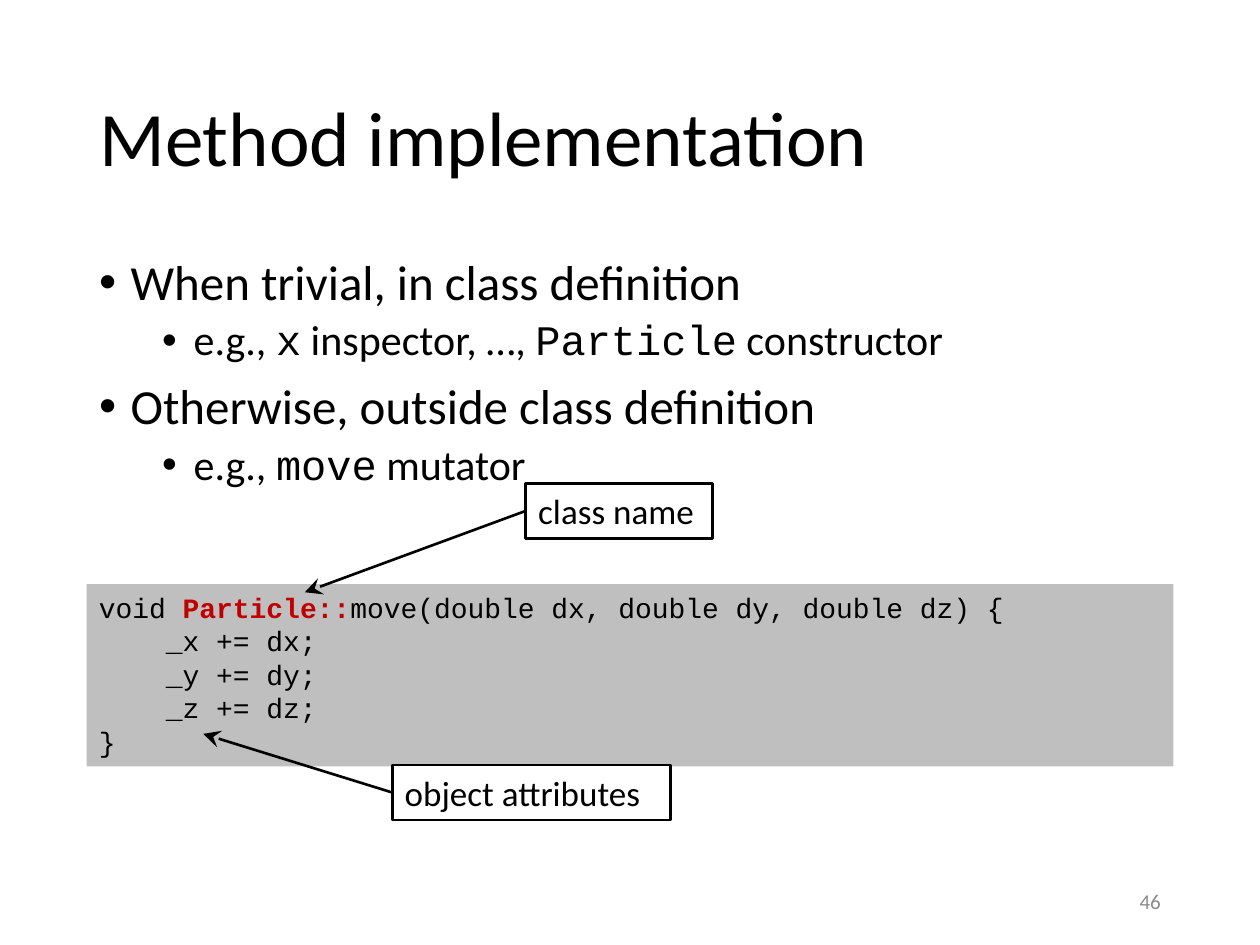
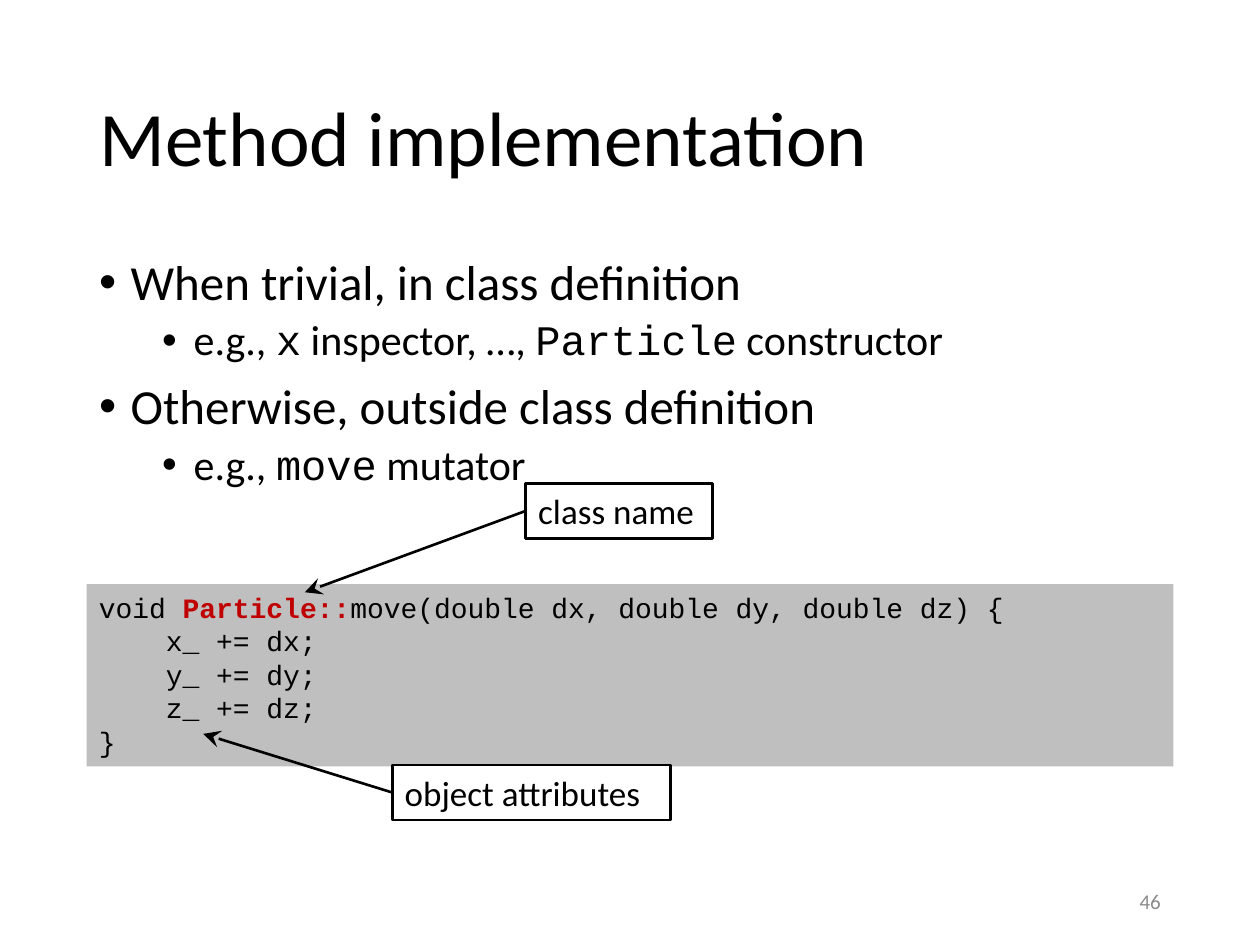
Before and after one commit to gjbex/training-material, a slide deck: slide 46 of CPlusPlus/scientific_cpp.pptx. Drawn at 1260x945 pixels with LibreOffice and Linux fonts; fonts in the diff are those of the drawing. Boxes give left, top, right and bottom in pixels: in the first picture for what was removed or moved away, otherwise in the second. Text is boxed around its words. In the diff, an @@ line names an element or a change of style, - is before the commit and + after.

```diff
--- a/CPlusPlus/scientific_cpp.pptx
+++ b/CPlusPlus/scientific_cpp.pptx
@@ text in rectangle at (166,632,316,723): text changed @@
-_x += dx;
-_y += dy;
-_z += dz;
+x_ += dx;
+y_ += dy;
+z_ += dz;
```
Also in this commit, not shown: 12 other slides changed.
